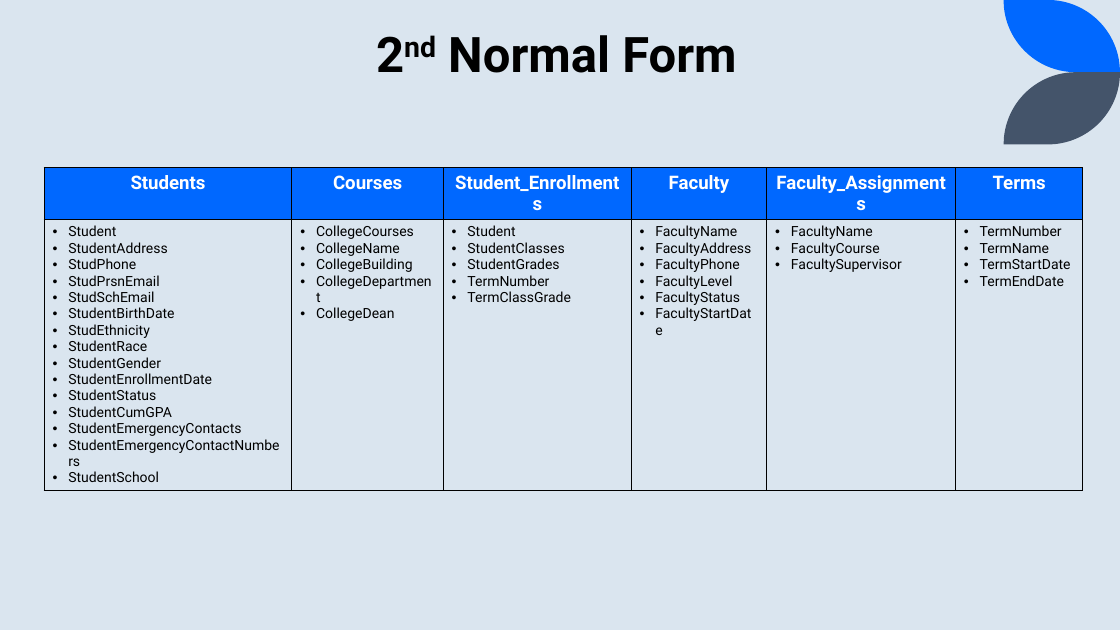
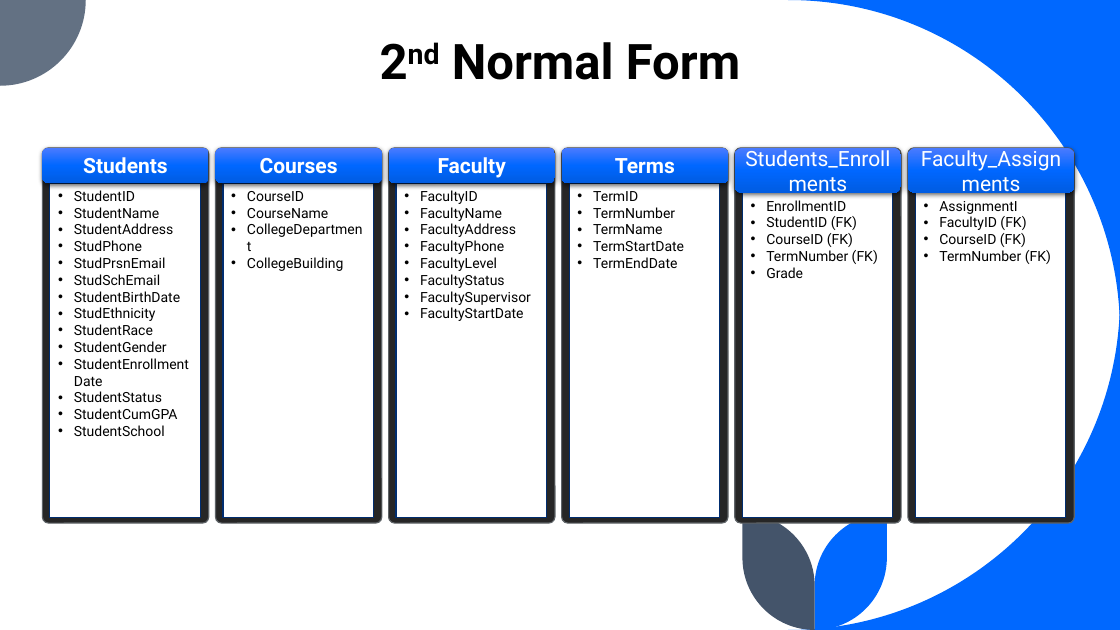
Before and after one commit to shkungulio/Maryville, a slide deck: slide 5 of DSCI-504/Week1/Database_Normalization.pptx. Drawn at 1120x630 pixels with LibreOffice and Linux fonts; fonts in the diff are those of the drawing. Boxes give left, top, right and bottom in pixels: in the first picture for what was removed or moved away, otherwise in the second. Text is boxed around its words. In the diff, an @@ line names an element or a change of style, - is before the commit and + after.

```diff
--- a/DSCI-504/Week1/Database_Normalization.pptx
+++ b/DSCI-504/Week1/Database_Normalization.pptx
@@ background #DAE5EF to #FFFFFF @@
@@ title "2nd Normal Form": place and size @@
-title "2nd Normal Form" at <box>448,35,736,73</box>
+title "2nd Normal Form" at <box>452,42,740,80</box>
@@ freeform shape removed at <box>1004,0,1120,72</box> @@
@@ freeform shape removed at <box>1004,72,1120,145</box> @@
@@ rounded rectangle added at <box>42,148,208,523</box>, fill #262626, outline #606469 1 pt @@
@@ rounded rectangle added at <box>42,148,208,183</box>, fill gradient #4B7BFF to #0068FF to #005CE3, 18 pt, text #FFFFFF, bold @@
+Students
@@ rounded rectangle added at <box>216,148,382,523</box>, fill #262626, outline #606469 1 pt @@
@@ rounded rectangle added at <box>216,148,382,183</box>, fill gradient #4B7BFF to #0068FF to #005CE3, 18 pt, text #FFFFFF, bold @@
+Courses
@@ rounded rectangle added at <box>389,148,555,523</box>, fill #262626, outline #606469 1 pt @@
@@ rounded rectangle added at <box>389,148,555,183</box>, fill gradient #4B7BFF to #0068FF to #005CE3, 18 pt, text #FFFFFF, bold @@
+Faculty
@@ rounded rectangle added at <box>562,148,728,523</box>, fill #262626, outline #606469 1 pt @@
@@ rounded rectangle added at <box>562,148,728,183</box>, fill gradient #4B7BFF to #0068FF to #005CE3, 18 pt, text #FFFFFF, bold @@
+Terms
@@ rounded rectangle added at <box>735,148,902,523</box>, fill #262626, outline #606469 1 pt @@
@@ rounded rectangle added at <box>735,148,902,193</box>, fill gradient #4B7BFF to #0068FF to #005CE3, 18 pt, text #FFFFFF @@
+Students_Enrollments
@@ rounded rectangle added at <box>908,148,1075,523</box>, fill #262626, outline #606469 1 pt @@
@@ rounded rectangle added at <box>908,148,1075,193</box>, fill gradient #4B7BFF to #0068FF to #005CE3, 18 pt, text #FFFFFF @@
+Faculty_Assignments
@@ table removed at <box>45,168,1083,486</box>, 2 rows, 6 columns @@
-Students | Courses | Student_Enrollments | Faculty | Faculty_Assignments | Terms
-Student / StudentAddress / StudPhone / StudPrsnEmail / StudSchEmail / StudentBirthDate / StudEthnicity / StudentRace / StudentGender / StudentEnrollmentDate / StudentStatus / StudentCumGPA / StudentEmergencyContacts / StudentEmergencyContactNumbers / StudentSchool | CollegeCourses / CollegeName / CollegeBuilding / CollegeDepartment / CollegeDean | Student / StudentClasses / StudentGrades / TermNumber / TermClassGrade | FacultyName / FacultyAddress / FacultyPhone / FacultyLevel / FacultyStatus / FacultyStartDate | FacultyName / FacultyCourse / FacultySupervisor | TermNumber / TermName / TermStartDate / TermEndDate
@@ rectangle added at <box>50,183,200,518</box>, fill #FFFFFF, outline #002E70 1 pt, 12 pt, text #000000 @@
+• StudentID
+• StudentName
+• StudentAddress
+• StudPhone
+• StudPrsnEmail
+• StudSchEmail
+• StudentBirthDate
+• StudEthnicity
+• StudentRace
+• StudentGender
+• StudentEnrollmentDate
+• StudentStatus
+• StudentCumGPA
+• StudentSchool
@@ rectangle added at <box>223,183,373,518</box>, fill #FFFFFF, outline #002E70 1 pt, 12 pt, text #000000 @@
+• CourseID
+• CourseName
+• CollegeDepartment
+• CollegeBuilding
@@ rectangle added at <box>397,183,547,518</box>, fill #FFFFFF, outline #002E70 1 pt, 12 pt, text #000000 @@
+• FacultyID
+• FacultyName
+• FacultyAddress
+• FacultyPhone
+• FacultyLevel
+• FacultyStatus
+• FacultySupervisor
+• FacultyStartDate
@@ rectangle added at <box>570,183,720,518</box>, fill #FFFFFF, outline #002E70 1 pt, 12 pt, text #000000 @@
+• TermID
+• TermNumber
+• TermName
+• TermStartDate
+• TermEndDate
@@ rectangle added at <box>743,193,893,518</box>, fill #FFFFFF, outline #002E70 1 pt, 12 pt, text #000000 @@
+• EnrollmentID
+• StudentID (FK)
+• CourseID (FK)
+• TermNumber (FK)
+• Grade
@@ rectangle added at <box>916,193,1066,518</box>, fill #FFFFFF, outline #002E70 1 pt, 12 pt, text #000000 @@
+• AssignmentI
+• FacultyID (FK)
+• CourseID (FK)
+• TermNumber (FK)
@@ group added at <box>0,0,1120,630</box>: 5 freeform shapes @@
```
Also in this commit, not shown: 3 other slides changed, 1 slide added, 1 slide removed, 10 other files.
